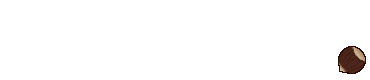
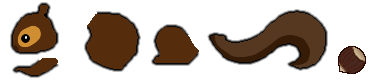
Revision of a layered 370×80 image; what changed, layer by layer:
added layer "Head" above "Queue" over [10, 2, 59, 55]
added layer "Queue" above "Body" over [207, 9, 328, 71]
added layer "Body" above "Leg" over [83, 11, 141, 72]
added layer "Leg" above "Arm" over [151, 24, 200, 66]
added layer "Arm" above "Nut" over [12, 59, 60, 78]
added layer "Colors01" above "Colors02" over [13, 5, 311, 75]
added layer "Colors02" above "SquirrelModel" over [210, 12, 325, 68]
